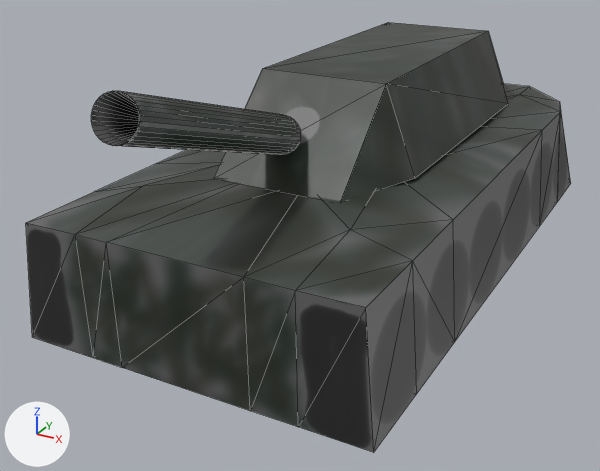
Before and after pictures for a commit that changed the COLLADA model data/cr/models/tank.dae.
Before and after are seen from a camera (50 mm lens) standing at (5.4, -12.64, 3.93) and looking at (-0.29, -2.29, -1.24). The lights are fixed; the arrows at lower left show +X, +Y and +Z. Mesh edges are drawn as thin lines. Where no turn or scale is listed for an object, it has been applied to the vertices.

In view in the first picture: 'Cockpit', 'Tank', 'Turret'.
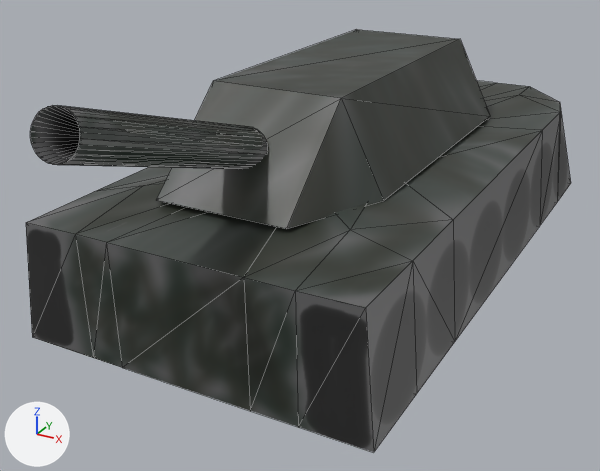
Boxes (x1, y1, x2, y2) around the edits, measured in the pictures (600 x 471 px):
```json
{"object": "Cockpit", "change": "moved, turned", "before": [214, 22, 508, 201], "after": [157, 30, 490, 229]}
{"object": "Turret", "change": "moved", "before": [91, 91, 301, 155], "after": [30, 106, 268, 169]}
```

Scene script edits in JSON lines:
```json
{"op": "set", "path": "ob_cockpit.rotation_euler", "old": "(0.0, 0.0, 3.142)", "new": "(0.0, 0.0, 0.0)", "note": "degrees (0, 0, 180) -> degrees (0, 0, 0)"}
{"op": "set", "path": "ob_cockpit.location", "old": "(0.0261, 0.777, 1.083)", "new": "(-0.0361, -0.164, 1.083)"}
{"op": "set", "path": "ob_turret.location", "old": "(-0.08, -3.15, 0.62)", "new": "(-0.14, -3.92, 0.65)"}
```
